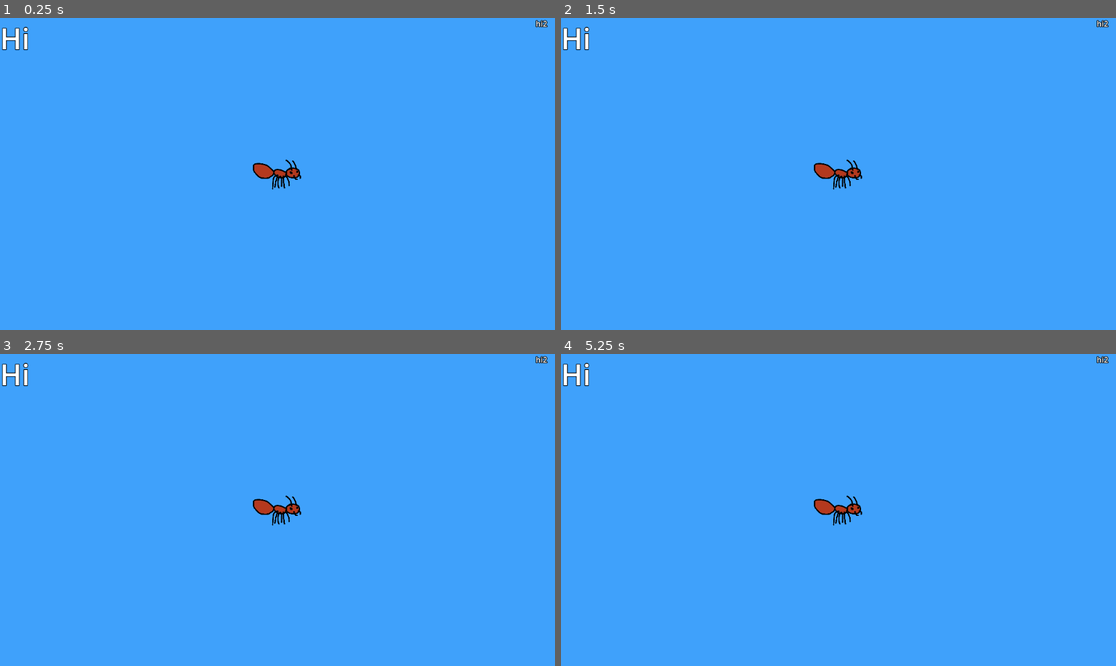
Above: before the commit, frames 1-4 (two rows, left to right).
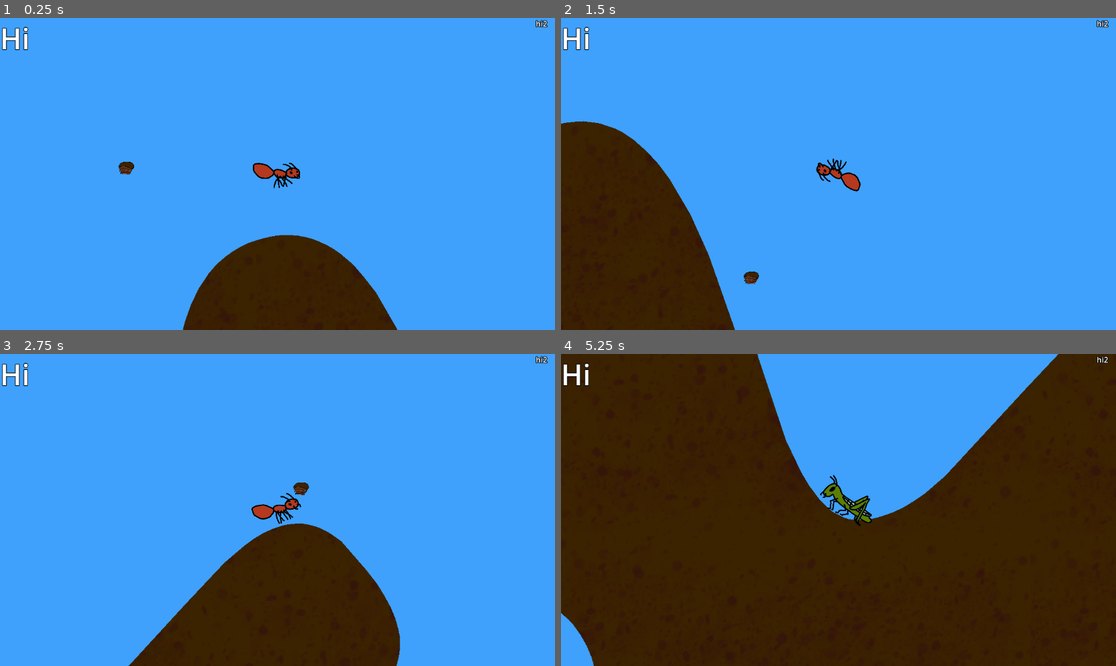
Above: after the commit, the same moments.

Repository: mitchellkazin15/the_garden_lord
Game: Godot game, scene res://main.tscn
Same seed, same stepped clock (60 frames per second), same inputs: the game is played once before the commit and once after it. The engine's default icon, where the game draws it, is replaced by a stand-in: a white triangle on a blue panel in a dark square.
Inputs (mouse positions are in pixels of both pictures, inside the frame that each line leads up to):
- Up to frame 1 (0.25 s): no input
- Up to frame 2 (1.5 s): tap Enter at 0.5 s; move the mouse to (960, 158) at 0.52 s; hold Right (move_right) 0.53-1.25 s; hold Shift (sprint) 0.53-1.25 s; click (960, 158) at 0.67 s; tap Space (jump) at 0.77, 0.8, 1.07 s; drag from (727, 189) to (810, 236) at 1.27 s
- Up to frame 3 (2.75 s): move the mouse to (333, 441) at 2.02 s; hold Right (move_right) from 2.03 s (still down); hold Shift (sprint) from 2.03 s (still down); tap Space (jump) at 2.3 s
- Up to frame 4 (5.25 s): release Right (move_right) at 2.75 s; release Shift (sprint) at 2.75 s; drag from (810, 572) to (672, 463) at 2.77 s; move the mouse to (1005, 556) at 3.52 s; hold Left (move_left) 3.53-4.25 s; hold Ctrl 3.53-4.25 s; tap Space (jump) at 3.77, 3.8, 4.07 s; drag from (672, 463) to (755, 432) at 4.27 s; move the mouse to (866, 510) at 5.02 s; hold Left (move_left) from 5.03 s (still down); hold Shift (sprint) from 5.03 s (still down); click (866, 510) at 5.17 s

The runs differ from the first frame. In frame 1, 8.7% of the frame differs, in the area x 21-72%, y 45-100%; in frame 2, 16%; in frame 3, 15%; in frame 4, 82%, in the area x 0-100%, y 0-100%.
Error before the commit: Parse Error: Expected indented block after function declaration. (res://PlayerContainer.gd:85)

Commit message:
added grashopper second character

Diff:
--- a/PlayerContainer.gd
+++ b/PlayerContainer.gd
@@ -1,14 +1,26 @@
 class_name PlayerContainer
-extends Node
+extends Node2D
 
-@export var player : Player
-var stats = player.stats
+@onready var player : Player = $Player
+var stats : BaseStats
+var starting_pos
+var player_ready = false
+
+
+
+func get_player_child():
+    var player_child = null
+    for child in get_children():
+        if child is Player:
+            player_child = child
+            break
+    assert(player_child != null, "PLayerContainer must have a starting Player child node")
 
 
 # Called when the node enters the scene tree for the first time.
 func _ready():
-    player.animation.play("idle")
-
+    stats = player.stats
+    pass
 
 func is_on_surface():
     return player.is_on_floor() or player.is_on_wall() or player.is_on_ceiling()
@@ -68,6 +80,7 @@
 
 # Called every frame. 'delta' is the elapsed time since the previous frame.
 func _physics_process(delta):
+    position = player.position
     var on_surface = is_on_surface()
     var normal = get_surface_normal(on_surface)
     if on_surface:
@@ -80,6 +93,8 @@
     apply_gravity(delta, on_surface, normal)
     player.move_and_slide()
     set_animation()
+    position = player.position
 
 
 func grasshopper_transform():
+    pass
--- /dev/null
+++ b/PlayerTransformService.gd
@@ -0,0 +1,16 @@
+extends Node2D
+
+signal player_transform(old_player, new_player)
+
+
+
+func _on_player_transform(old_player, new_player):
+    get_tree().current_scene.add_child(new_player)
+    #print(old_player.get_children())
+    var remote_transform = old_player.find_child("RemoteTransform2D")
+    print(remote_transform)
+    new_player.global_position = old_player.global_position
+    remote_transform.reparent(new_player)
+    old_player.queue_free()
+    print("transforming")
+    pass # Replace with function body.
--- a/chitin.tscn
+++ b/chitin.tscn
@@ -1,5 +1,22 @@
-[gd_scene load_steps=2 format=3 uid="uid://bplod57gn2sfx"]
+[gd_scene load_steps=5 format=3 uid="uid://bplod57gn2sfx"]
 
 [ext_resource type="PackedScene" uid="uid://dttu3l6t3usjf" path="res://collectable.tscn" id="1_51eio"]
+[ext_resource type="Script" path="res://chitin.gd" id="2_bws0p"]
+[ext_resource type="Texture2D" uid="uid://dv5j0ay50r4hv" path="res://raw_assets/chitin.png" id="3_ocwby"]
+
+[sub_resource type="CircleShape2D" id="CircleShape2D_4474b"]
+radius = 16.0
 
 [node name="Chitin" instance=ExtResource("1_51eio")]
+collision_layer = 8
+collision_mask = 6
+script = ExtResource("2_bws0p")
+
+[node name="CollisionShape2D" type="CollisionShape2D" parent="." index="0"]
+shape = SubResource("CircleShape2D_4474b")
+
+[node name="Sprite2D" type="Sprite2D" parent="." index="1"]
+scale = Vector2(0.05, 0.05)
+texture = ExtResource("3_ocwby")
+
+[connection signal="area_entered" from="." to="." method="_on_area_entered"]
--- /dev/null
+++ b/collectable.gd
@@ -0,0 +1,2 @@
+class_name Collectable
+extends Area2D
--- a/collectable.tscn
+++ b/collectable.tscn
@@ -1,19 +1,8 @@
-[gd_scene load_steps=4 format=3 uid="uid://dttu3l6t3usjf"]
+[gd_scene load_steps=2 format=3 uid="uid://dttu3l6t3usjf"]
 
-[ext_resource type="Script" path="res://Chitin.gd" id="1_62ji5"]
-[ext_resource type="Texture2D" uid="uid://dv5j0ay50r4hv" path="res://raw_assets/chitin.png" id="2_spg31"]
-
-[sub_resource type="RectangleShape2D" id="RectangleShape2D_doke0"]
-size = Vector2(64, 64)
+[ext_resource type="Script" path="res://collectable.gd" id="1_d7npl"]
 
 [node name="Collectable" type="Area2D"]
-script = ExtResource("1_62ji5")
-
-[node name="CollisionShape2D" type="CollisionShape2D" parent="."]
-shape = SubResource("RectangleShape2D_doke0")
-
-[node name="Sprite2D" type="Sprite2D" parent="."]
-scale = Vector2(0.1, 0.1)
-texture = ExtResource("2_spg31")
+script = ExtResource("1_d7npl")
 
 [connection signal="body_entered" from="." to="." method="_on_body_entered"]
--- /dev/null
+++ b/event_service.tscn
@@ -0,0 +1,8 @@
+[gd_scene load_steps=2 format=3 uid="uid://tenk3t0gnmi4"]
+
+[ext_resource type="Script" path="res://PlayerTransformService.gd" id="1_3glt2"]
+
+[node name="EventService" type="Node2D"]
+script = ExtResource("1_3glt2")
+
+[connection signal="player_transform" from="." to="." method="_on_player_transform"]
--- a/grasshopper.tscn
+++ b/grasshopper.tscn
@@ -1,7 +1,54 @@
-[gd_scene load_steps=3 format=3 uid="uid://cf8fqstgc8mvk"]
+[gd_scene load_steps=6 format=3 uid="uid://d0a7fkbkcu1wj"]
 
-[ext_resource type="PackedScene" uid="uid://58e3bkr7ubgv" path="res://player.tscn" id="1_4sfhn"]
-[ext_resource type="Script" path="res://grasshopper.gd" id="2_jg20f"]
+[ext_resource type="Script" path="res://player.gd" id="1_fxv4p"]
+[ext_resource type="Resource" uid="uid://c5v0qrrin2fv7" path="res://grasshopper_base_stats.tres" id="2_dp48l"]
+[ext_resource type="Texture2D" uid="uid://csno7nvg3ciwm" path="res://raw_assets/grasshopper.png" id="2_id5ae"]
 
-[node name="Grasshopper" instance=ExtResource("1_4sfhn")]
-script = ExtResource("2_jg20f")
+[sub_resource type="SpriteFrames" id="SpriteFrames_ajhrx"]
+animations = [{
+"frames": [{
+"duration": 1.0,
+"texture": ExtResource("2_id5ae")
+}],
+"loop": true,
+"name": &"idle",
+"speed": 5.0
+}, {
+"frames": [{
+"duration": 1.0,
+"texture": ExtResource("2_id5ae")
+}],
+"loop": true,
+"name": &"walking",
+"speed": 5.0
+}]
+
+[sub_resource type="CircleShape2D" id="CircleShape2D_iht05"]
+radius = 14.0
+
+[node name="Grasshopper" type="CharacterBody2D"]
+collision_layer = 4
+collision_mask = 9
+floor_constant_speed = true
+floor_max_angle = 3.14159
+floor_snap_length = 10.0
+script = ExtResource("1_fxv4p")
+stats = ExtResource("2_dp48l")
+
+[node name="Animation" type="AnimatedSprite2D" parent="."]
+position = Vector2(5.68434e-14, -55)
+scale = Vector2(0.2, 0.2)
+sprite_frames = SubResource("SpriteFrames_ajhrx")
+animation = &"idle"
+
+[node name="Area2D" type="Area2D" parent="."]
+collision_layer = 2
+collision_mask = 8
+
+[node name="Hitbox" type="CollisionPolygon2D" parent="Area2D"]
+position = Vector2(0, -17)
+polygon = PackedVector2Array(-21, 11, -64, 14, -72, 9, -63, 3, 8, -16, 18, -27, 33, -27, 40, -19, 46, 0, 32, 2, 24, -6, 16, 0)
+
+[node name="CollisionShape2D" type="CollisionShape2D" parent="."]
+position = Vector2(0, -5)
+shape = SubResource("CircleShape2D_iht05")
--- /dev/null
+++ b/grasshopper_base_stats.tres
@@ -0,0 +1,11 @@
+[gd_resource type="Resource" script_class="BaseStats" load_steps=2 format=3 uid="uid://c5v0qrrin2fv7"]
+
+[ext_resource type="Script" path="res://base_stats.gd" id="1_smvws"]
+
+[resource]
+script = ExtResource("1_smvws")
+speed = 350
+jump_speed = 1200
+gravity = 1500
+air_rotation_deg_per_sec = 360
+sprint_multiplier = 1.5
--- /dev/null
+++ b/grasshopper_item.gd
@@ -0,0 +1,16 @@
+class_name GrasshopperItem
+extends Collectable
+
+
+func _on_body_entered(body):
+    EventService.player_transform.emit(body, preload("res://grasshopper.tscn").instantiate())
+    queue_free()
+#    if body.has_method("transform_model"):
+#        body.transform_model(preload("res://grasshopper.tscn").instantiate())
+#        queue_free()
+
+
+func _on_area_entered(area):
+    EventService.player_transform.emit(area.get_parent(), preload("res://grasshopper.tscn").instantiate())
+    queue_free()
+    pass # Replace with function body.
--- a/grasshopper_item.tscn
+++ b/grasshopper_item.tscn
@@ -1,16 +1,23 @@
-[gd_scene load_steps=4 format=3 uid="uid://b4unke8e0ar4x"]
+[gd_scene load_steps=5 format=3 uid="uid://b4unke8e0ar4x"]
 
 [ext_resource type="PackedScene" uid="uid://dttu3l6t3usjf" path="res://collectable.tscn" id="1_dh2cp"]
+[ext_resource type="Script" path="res://grasshopper_item.gd" id="2_0ojcn"]
 [ext_resource type="Texture2D" uid="uid://csno7nvg3ciwm" path="res://raw_assets/grasshopper.png" id="2_vw4c2"]
 
-[sub_resource type="CircleShape2D" id="CircleShape2D_rjqc6"]
-radius = 32.0
+[sub_resource type="CircleShape2D" id="CircleShape2D_btk6k"]
+radius = 16.0
 
 [node name="GrasshopperItem" instance=ExtResource("1_dh2cp")]
+collision_layer = 8
+collision_mask = 6
+script = ExtResource("2_0ojcn")
 
-[node name="CollisionShape2D" parent="." index="0"]
-shape = SubResource("CircleShape2D_rjqc6")
+[node name="Sprite2D" type="Sprite2D" parent="." index="0"]
+position = Vector2(2.27374e-13, -8)
+scale = Vector2(0.05, 0.05)
+texture = ExtResource("2_vw4c2")
 
-[node name="Sprite2D" parent="." index="1"]
-position = Vector2(8, -16)
-texture = ExtResource("2_vw4c2")
+[node name="CollisionShape2D" type="CollisionShape2D" parent="." index="1"]
+shape = SubResource("CircleShape2D_btk6k")
+
+[connection signal="area_entered" from="." to="." method="_on_area_entered"]
--- a/main.tscn
+++ b/main.tscn
@@ -1,6 +1,5 @@
-[gd_scene load_steps=39 format=3 uid="uid://cik3mxlx7gbec"]
-
-[ext_resource type="PackedScene" uid="uid://58e3bkr7ubgv" path="res://player.tscn" id="1_nrgdd"]
+[gd_scene load_steps=38 format=3 uid="uid://cik3mxlx7gbec"]
+
 [ext_resource type="Script" path="res://addons/rmsmartshape/shapes/shape_closed.gd" id="3_2rnj6"]
 [ext_resource type="Script" path="res://addons/rmsmartshape/vertex_properties.gd" id="4_2pylo"]
 [ext_resource type="Script" path="res://addons/rmsmartshape/shapes/point_array.gd" id="4_3mer2"]
@@ -14,9 +13,9 @@
 [ext_resource type="PackedScene" uid="uid://bplod57gn2sfx" path="res://chitin.tscn" id="12_dmlil"]
 [ext_resource type="PackedScene" uid="uid://fjeotrteo4bf" path="res://hud.tscn" id="13_atdb7"]
 [ext_resource type="PackedScene" uid="uid://b4unke8e0ar4x" path="res://grasshopper_item.tscn" id="14_e3ssn"]
-[ext_resource type="PackedScene" uid="uid://ddc42q3pmahlt" path="res://player_container.tscn" id="15_8gej3"]
-
-[sub_resource type="Resource" id="Resource_qposd"]
+[ext_resource type="PackedScene" uid="uid://58e3bkr7ubgv" path="res://player.tscn" id="15_ftxbg"]
+
+[sub_resource type="Resource" id="Resource_a36ma"]
 script = ExtResource("4_2pylo")
 texture_idx = 0
 flip = false
@@ -150,7 +149,7 @@
 _constraints = {
 Array[int]([16, 0]): 15
 }
-_next_key = 31
+_next_key = 34
 _material_overrides = {}
 
 [sub_resource type="Resource" id="Resource_20qga"]
@@ -192,12 +191,6 @@
 
 [node name="Main" type="Node"]
 
-[node name="Player" parent="." instance=ExtResource("1_nrgdd")]
-position = Vector2(576, -328)
-
-[node name="RemoteTransform2D2" type="RemoteTransform2D" parent="Player"]
-remote_path = NodePath("../../Camera2D")
-
 [node name="StaticBody2D" type="StaticBody2D" parent="."]
 position = Vector2(609, 190)
 
@@ -214,23 +207,32 @@
 modulate = Color(1, 1, 1, 0.3)
 polygon = PackedVector2Array(667.299, 991.059, 678.958, 990.469, 690.551, 989.052, 713.541, 983.863, 736.281, 975.744,  …(2784 unchanged characters)…
 
-[node name="Camera2D" type="Camera2D" parent="."]
-position = Vector2(576, -328)
-scale = Vector2(0.2, 0.2)
-
 [node name="HUD" parent="." instance=ExtResource("13_atdb7")]
-
-[node name="Chitin" parent="." instance=ExtResource("12_dmlil")]
-position = Vector2(1109, 578)
-
-[node name="Chitin2" parent="." instance=ExtResource("12_dmlil")]
-position = Vector2(1868, 530)
-
-[node name="Chitin3" parent="." instance=ExtResource("12_dmlil")]
-position = Vector2(3150, 1298)
 
 [node name="GrasshopperItem" parent="." instance=ExtResource("14_e3ssn")]
 position = Vector2(1284, 1130)
 
-[node name="PlayerContainer" parent="." instance=ExtResource("15_8gej3")]
-position = Vector2(1040, -259)
+[node name="Camera2D" type="Camera2D" parent="."]
+position = Vector2(653, 11)
+scale = Vector2(0.2, 0.2)
+
+[node name="Player" parent="." instance=ExtResource("15_ftxbg")]
+position = Vector2(653, 11)
+
+[node name="RemoteTransform2D" type="RemoteTransform2D" parent="Player"]
+remote_path = NodePath("../../Camera2D")
+
+[node name="Chitin" parent="." instance=ExtResource("12_dmlil")]
+position = Vector2(1026, 512)
+
+[node name="Chitin2" parent="." instance=ExtResource("12_dmlil")]
+position = Vector2(1862, 667)
+
+[node name="Chitin3" parent="." instance=ExtResource("12_dmlil")]
+position = Vector2(3233, 1049)
+
+[node name="Chitin4" parent="." instance=ExtResource("12_dmlil")]
+position = Vector2(1713, 2265)
+
+[node name="Chitin5" parent="." instance=ExtResource("12_dmlil")]
+position = Vector2(338, 48)
--- /dev/null
+++ b/model.gd
@@ -0,0 +1,5 @@
+class_name Model
+extends Node2D
+
+@onready var hitbox = $Hitbox
+@onready var animation = $Animation
--- /dev/null
+++ b/model.tscn
@@ -0,0 +1,12 @@
+[gd_scene load_steps=2 format=3 uid="uid://cckrj8fq1najf"]
+
+[ext_resource type="Script" path="res://model.gd" id="2_u6gtl"]
+
+[node name="Model"]
+script = ExtResource("2_u6gtl")
+
+[node name="Hitbox" parent="." index="0"]
+scale = Vector2(1, 1)
+
+[node name="Animation" parent="." index="1"]
+scale = Vector2(1, 1)
--- a/player.gd
+++ b/player.gd
@@ -3,82 +3,105 @@
 
 @export var stats : BaseStats
 @onready var animation = $Animation
-@onready var hitbox = $Hitbox
+@onready var hitbox = $Area2D/Hitbox
+var frame_done = false
 
 
-## Called when the node enters the scene tree for the first time.
-#func _ready():
-#    $Animation.play("idle")
-#
-#
-#func is_on_surface():
-#    return is_on_floor() or is_on_wall() or is_on_ceiling()
-#
-#
-#func get_surface_normal(on_surface):
-#    if on_surface:
-#        return get_floor_normal()
-#    return null
-#
-#
-#func flip_model(flip):
-#    if flip == 0:
-#        return
-#    $Animation.flip_h = flip < 0
-#    $Hitbox.scale.x = flip
-#
-#
-#func set_animation():
-#    if velocity.length() > 0:
-#        $Animation.play("walking")
-#    else:
-#        $Animation.play("idle")
-#
-#
-#func set_velocity_from_input(delta, on_surface, surface_normal):
-#    var prev_vel = velocity
-#    var move_right = Input.is_action_pressed("move_right")
-#    var move_left = Input.is_action_pressed("move_left")
-#    var direction = 0
-#    if move_right:
-#        direction = 1
-#    if move_left:
-#        direction = -1
-#    var sprint = stats.sprint_multiplier if Input.is_action_pressed("sprint") else 1.0
-#    if !on_surface:
-#        if direction != 0:
-#            velocity.x = direction * stats.speed * sprint
-#        if sprint != 1.0:
-#            rotation += deg_to_rad(direction * stats.air_rotation_deg_per_sec * delta)
-#    else:
-#        var rotated = Vector2(-direction * surface_normal.y, direction * surface_normal.x)
-#        velocity = stats.speed * rotated * sprint
-#        flip_model(direction)
-#
-#    if Input.is_action_just_pressed("jump") and on_surface:
-#        velocity = (stats.jump_speed * surface_normal)
-#
-#
-#func apply_gravity(delta, on_surface, surface_normal):
-#    if !on_surface:
-#        velocity.y += stats.gravity * delta
-#        if Input.is_action_just_released("jump") and velocity.length() > stats.jump_speed / 2:
-#            velocity = velocity.normalized() * (stats.jump_speed / 2)
-#    else:
-#        velocity += stats.gravity * delta * -surface_normal
-#
-#
-## Called every frame. 'delta' is the elapsed time since the previous frame.
-#func _physics_process(delta):
-#    var on_surface = is_on_surface()
-#    var normal = get_surface_normal(on_surface)
-#    if on_surface:
-#        up_direction = normal
-#        rotation = normal.angle() + deg_to_rad(90)
-#    else:
-#        up_direction = Vector2(0, -1)
-#
-#    set_velocity_from_input(delta, on_surface, normal)
-#    apply_gravity(delta, on_surface, normal)
-#    move_and_slide()
-#    set_animation()
+# Called when the node enters the scene tree for the first time.
+func _ready():
+    pass
+
+
+func is_on_surface():
+    return is_on_floor() or is_on_wall() or is_on_ceiling()
+
+
+func get_surface_normal(on_surface):
+    if on_surface:
+        return get_floor_normal()
+    return null
+
+
+func flip_model(flip):
+    if flip == 0:
+        return
+    animation.flip_h = flip < 0
+    hitbox.scale.x = flip
+
+
+func set_animation():
+    if velocity.length() > 0:
+        animation.play("walking")
+    else:
+        animation.play("idle")
+
+
+func set_velocity_from_input(delta, on_surface, surface_normal):
+    var prev_vel = velocity
+    var move_right = Input.is_action_pressed("move_right")
+    var move_left = Input.is_action_pressed("move_left")
+    var direction = 0
+    if move_right:
+        direction = 1
+    if move_left:
+        direction = -1
+    var sprint = stats.sprint_multiplier if Input.is_action_pressed("sprint") else 1.0
+    if !on_surface:
+        if direction != 0:
+            velocity.x = direction * stats.speed * sprint
+        if sprint != 1.0:
+            rotation += deg_to_rad(direction * stats.air_rotation_deg_per_sec * delta)
+    else:
+        var rotated = Vector2(-direction * surface_normal.y, direction * surface_normal.x)
+        velocity = stats.speed * rotated * sprint
+        flip_model(direction)
+
+    if Input.is_action_just_pressed("jump") and on_surface:
+        velocity = (stats.jump_speed * surface_normal)
+
+
+func apply_gravity(delta, on_surface, surface_normal):
+    if !on_surface:
+        velocity.y += stats.gravity * delta
+        if Input.is_action_just_released("jump") and velocity.length() > stats.jump_speed / 2 and velocity.y < 0:
+            velocity = velocity.normalized() * (stats.jump_speed / 2)
+    else:
+        velocity += stats.gravity * delta * -surface_normal
+
+
+# Called every frame. 'delta' is the elapsed time since the previous frame.
+func _physics_process(delta):
+    frame_done = false
+    var on_surface = is_on_surface()
+    var normal = get_surface_normal(on_surface)
+    if on_surface:
+        up_direction = normal
+        rotation = normal.angle() + deg_to_rad(90)
+    else:
+        up_direction = Vector2(0, -1)
+
+    set_velocity_from_input(delta, on_surface, normal)
+    apply_gravity(delta, on_surface, normal)
+    move_and_slide()
+    set_animation()
+    frame_done = true
+
+
+func transform_model(new_model):
+    new_model.position = position
+    print(animation)
+    print(hitbox)
+    get_tree().paused = true
+    get_tree().current_scene.add_child(new_model)
+    print("pausing")
+    while not frame_done:
+        print("frame not done")
+        pass
+    print("frame done")
+    animation = new_model.get_child(0)
+    hitbox = new_model.get_child(1)
+    add_child(animation)
+    add_child(hitbox)
+    print(animation)
+    print(hitbox)
+    get_tree().paused = false
--- a/player.tscn
+++ b/player.tscn
@@ -1,11 +1,16 @@
-[gd_scene load_steps=4 format=3 uid="uid://58e3bkr7ubgv"]
+[gd_scene load_steps=5 format=3 uid="uid://58e3bkr7ubgv"]
 
 [ext_resource type="Script" path="res://player.gd" id="1_ifaqg"]
 [ext_resource type="SpriteFrames" uid="uid://b1gpj0xj8n57j" path="res://ant_idle.tres" id="2_deami"]
 [ext_resource type="Resource" uid="uid://y70wdsjq3iok" path="res://base_stats.tres" id="2_iowsn"]
 
+[sub_resource type="CircleShape2D" id="CircleShape2D_hrnv0"]
+radius = 70.1783
+
 [node name="Player" type="CharacterBody2D"]
+position = Vector2(-5, -20)
 scale = Vector2(0.2, 0.2)
+collision_layer = 4
 floor_constant_speed = true
 floor_max_angle = 3.14159
 floor_snap_length = 10.0
@@ -13,9 +18,20 @@
 stats = ExtResource("2_iowsn")
 metadata/_edit_group_ = true
 
-[node name="Hitbox" type="CollisionPolygon2D" parent="."]
-polygon = PackedVector2Array(-26, -43, -35, -34, -115, -96, -200, -109, -243, -99, -248, -39, -217, 8, -176, 41, -108, 44, -64, 23, -45, 5, -37, -2, -29, 14, 0, 160, 25, 35, 60, 40, 85, 20, 107, 32, 172, 51, 201, 66, 245, 49, 246, 16, 231, 4, 228, -41, 204, -61, 180, -65, 155, -65, 136, -65, 92, -26, 22, -50)
-
 [node name="Animation" type="AnimatedSprite2D" parent="."]
 sprite_frames = ExtResource("2_deami")
 animation = &"idle"
+frame = 11
+frame_progress = 0.60512
+
+[node name="CollisionShape2D" type="CollisionShape2D" parent="."]
+position = Vector2(25, 100)
+shape = SubResource("CircleShape2D_hrnv0")
+
+[node name="Area2D" type="Area2D" parent="."]
+collision_layer = 2
+collision_mask = 8
+
+[node name="Hitbox" type="CollisionPolygon2D" parent="Area2D"]
+scale = Vector2(1, 1)
+polygon = PackedVector2Array(-26, -43, -35, -34, -115, -96, -200, -109, -243, -99, -248, -39, -217, 8, -176, 41, -108, 44, -64, 23, -45, 5, -37, -2, -29, 14, 0, 30, 25, 35, 60, 40, 85, 20, 107, 32, 172, 51, 201, 66, 245, 49, 246, 16, 231, 4, 228, -41, 204, -61, 180, -65, 155, -65, 136, -65, 92, -26, 22, -50)
--- a/player_container.tscn
+++ b/player_container.tscn
@@ -1,6 +1,7 @@
-[gd_scene load_steps=2 format=3 uid="uid://ddc42q3pmahlt"]
+[gd_scene load_steps=2 format=3 uid="uid://dw2vf3kpm1dtr"]
 
 [ext_resource type="Script" path="res://PlayerContainer.gd" id="1_r38pp"]
 
 [node name="PlayerContainer" type="Node2D"]
 script = ExtResource("1_r38pp")
+metadata/_edit_group_ = true
--- a/project.godot
+++ b/project.godot
@@ -14,6 +14,10 @@
 run/main_scene="res://main.tscn"
 config/features=PackedStringArray("4.1", "Forward Plus")
 config/icon="res://icon.svg"
+
+[autoload]
+
+EventService="*res://event_service.tscn"
 
 [display]
 
@@ -59,6 +63,13 @@
 ]
 }
 
+[layer_names]
+
+2d_physics/layer_1="World"
+2d_physics/layer_2="PlayerBody"
+2d_physics/layer_3="Feet"
+2d_physics/layer_4="Collectable"
+
 [rendering]
 
 environment/defaults/default_clear_color=Color(0.247059, 0.631373, 0.984314, 1)
Not shown: 2 places in ant_idle.tres that only renumber resources
Not shown: 6 places in chunks.tscn that only renumber resources
Not shown: 9 places in main.tscn that only renumber resources
Not shown, added: gra6D9D.tmp
